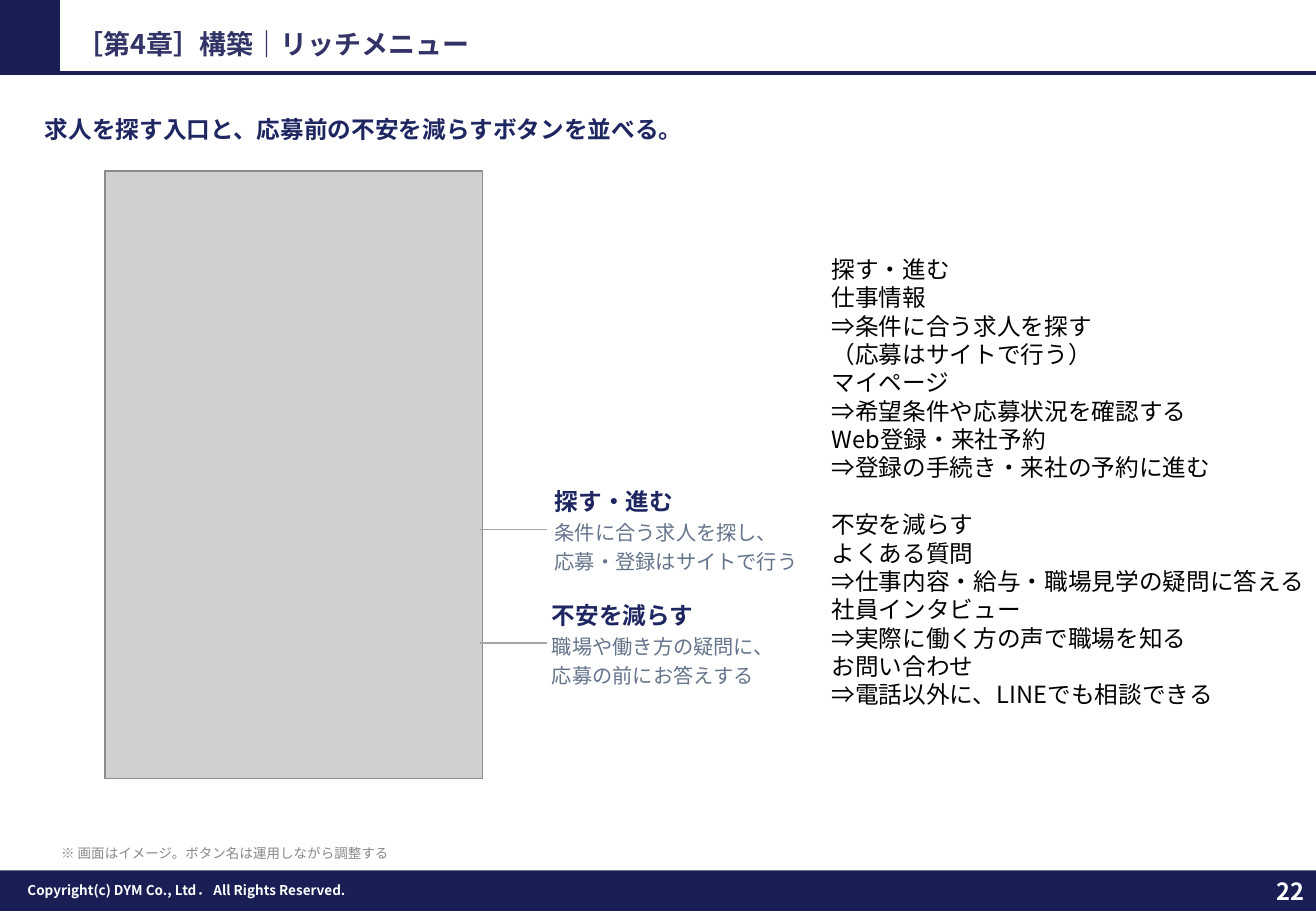
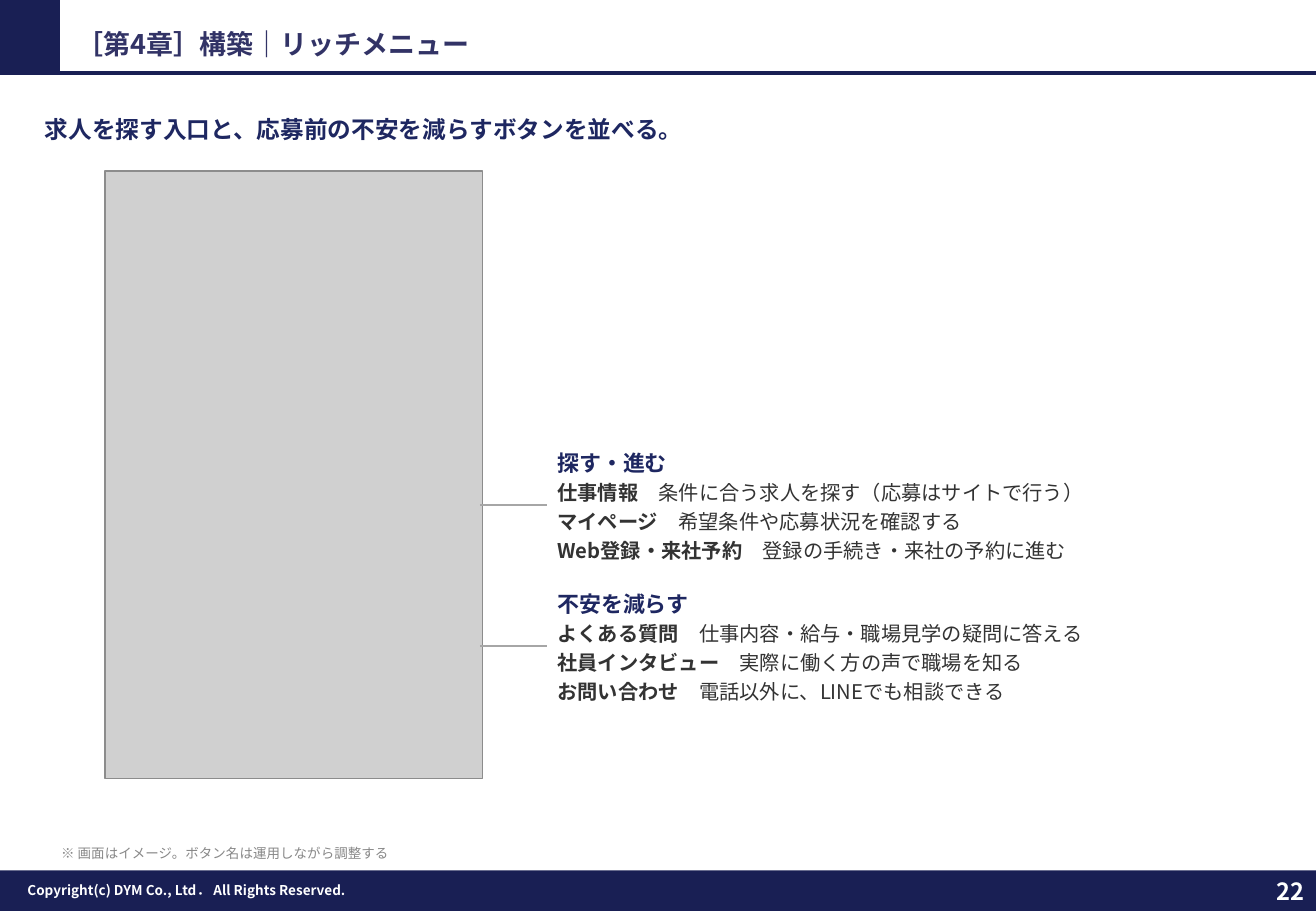
Before and after one commit to tonomura-r-dev/folder, a slide deck: slide 22 of 人材業界（派遣・バイト・単発）_LINE公式アカウント運用のご提案.pptx. Drawn at 1316x911 pixels with LibreOffice and Linux fonts; fonts in the diff are those of the drawing; grey boxes stand for pictures; background and template pictures are left out. Boxes give left, top, right and bottom in pixels: in the first picture for what was removed or moved away, otherwise in the second. Text is boxed around its words. In the diff, an @@ line names an element or a change of style, - is before the commit and + after.

```diff
--- a/人材業界（派遣・バイト・単発）_LINE公式アカウント運用のご提案.pptx
+++ b/人材業界（派遣・バイト・単発）_LINE公式アカウント運用のご提案.pptx
@@ text "探す・進む": place and size @@
-text "探す・進む" at [832, 258, 1305, 705]
+text "探す・進む" at [557, 452, 1084, 560]
@@ text "探す・進む" at [557, 452, 1084, 560]: vertical alignment top to middle @@
@@ text at [557, 452, 666, 473]: size 14 to 13 pt, text colour #000000 to #1E2761, bold on in "探す・進む"; line spacing 1 to 1.05; more space between paragraphs @@
@@ line moved from (480, 530) - (547, 530) to (480, 505) - (547, 505) @@
@@ text removed at [555, 490, 798, 571] @@
-探す・進む
-条件に合う求人を探し、
-応募・登録はサイトで行う
@@ text at [557, 483, 1084, 560]: text changed; size 14 to 12 pt; text colour #000000 to #333333 @@
-仕事情報
-⇒条件に合う求人を探す
-（応募はサイトで行う）
-マイページ
-⇒希望条件や応募状況を確認する
-Web登録・来社予約
-⇒登録の手続き・来社の予約に進む
-不安を減らす
-よくある質問
-⇒仕事内容・給与・職場見学の疑問に答える
-社員インタビュー
-⇒実際に働く方の声で職場を知る
-お問い合わせ
-⇒電話以外に、LINEでも相談できる
+仕事情報 条件に合う求人を探す（応募はサイトで行う）
+マイページ 希望条件や応募状況を確認する
+Web登録・来社予約 登録の手続き・来社の予約に進む
@@ text "不安を減らす": place and size @@
-text "不安を減らす" at [552, 604, 774, 685]
+text "不安を減らす" at [557, 593, 1083, 701]
@@ text at [557, 593, 688, 614]: size 14 to 13 pt in "不安を減らす" @@
@@ text at [557, 624, 1083, 701]: text changed; text colour #64748B to #333333 @@
-職場や働き方の疑問に、
-応募の前にお答えする
+よくある質問 仕事内容・給与・職場見学の疑問に答える
+社員インタビュー 実際に働く方の声で職場を知る
+お問い合わせ 電話以外に、LINEでも相談できる
```
